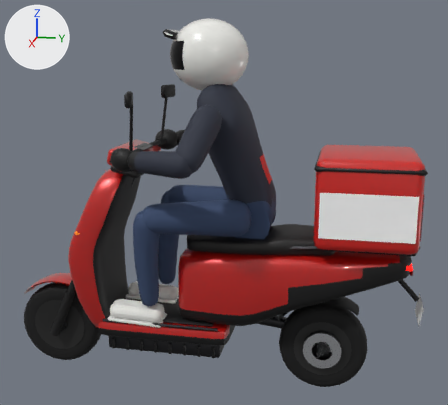
Renders of the glTF model assets/models/bike_volt.glb from each side of a commit.
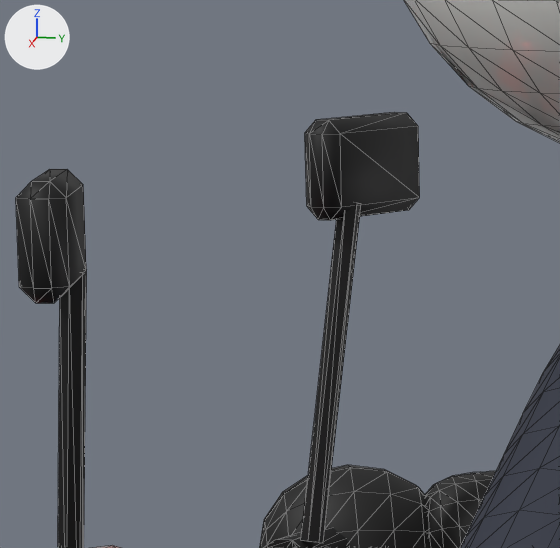
Each version appears first whole from a 50 mm lens placed at (2.66, 0.65, 1.51), pointed at (-0.02, 0.11, 0.84), and next in a close-up on the part from 27% to 43% of the width and 17% to 34% of the height. Arrows for +X, +Y and +Z are at upper left; the lights stay in place. The older version's two pictures come first. The close-ups show mesh edges as thin lines. Where no turn or scale is listed for an object, it has been applied to the vertices. Vertices at exactly the same position are counted once.

Script lines for the objects in view, before the commit:
```python
ob_rider_farm_l = bpy.data.objects.new('rider_farm_L', me_rider_farm_l)
ob_rider_farm_l.location = (-0.4196, 0.0496, 1.0881)
ob_rider_head = bpy.data.objects.new('rider_head', me_rider_head)
ob_rider_head.location = (0.0, 0.0722, 1.3856)
ob_steer_mesh = bpy.data.objects.new('steer_mesh', me_steer_mesh)
ob_steer_mesh.location = (0.0, -0.66, 0.2)
# also in view: 'rider_uarm_R' at (0.31, 0.08, 1.18)
```
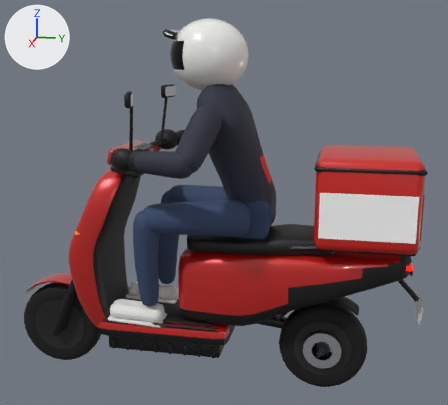
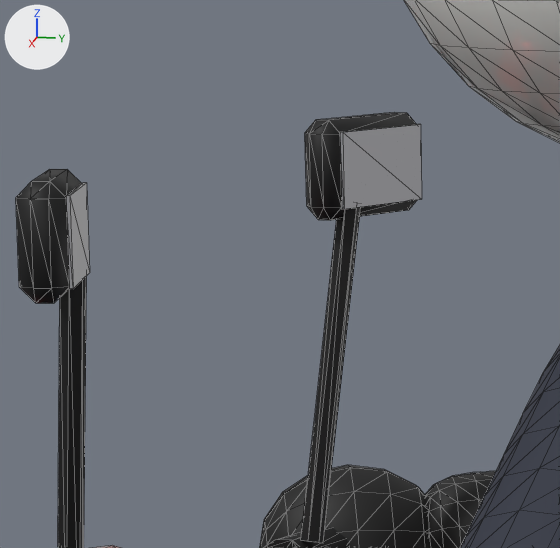
Boxes (x1, y1, x2, y2) around the edits, measured in the close-ups (560 x 548 px):
'steer_mesh', reshaped
    before: (16, 112, 420, 548)
    after: (16, 112, 422, 548)
part 1 of me_steer_mesh, added
    after: (66, 124, 422, 289)

What the commit changed:
Material 'bike_mirror' (mat_bike_mirror) is new.
Its base color is (0.787, 0.787, 0.828) (white #e5e5eb).
Its metallic is 1.0.
Its roughness is 0.04.
me_steer_mesh is used by ob_steer_mesh; location (0.0, -0.66, 0.2).
me_steer_mesh had 522 vertices, 900 faces and spanned x -0.334..0.334, y -0.235..0.469, z -0.045..1.15.
me_steer_mesh now has 538 vertices, 924 faces and spans x -0.334..0.334, y -0.235..0.47, z -0.045..1.15.
Part 1, on me_steer_mesh:
8 vertices are added at x -0.323..0.323, y 0.445..0.47, z 1.097.
8 new vertices lie (0.0, 0.0, 0.046) away from vertices in x -0.323..0.323, y 0.445..0.47, z 1.097.
24 new faces join them, mat_bike_mirror (white #e5e5eb).
me_steer_mesh gains material mat_bike_mirror (white #e5e5eb).
